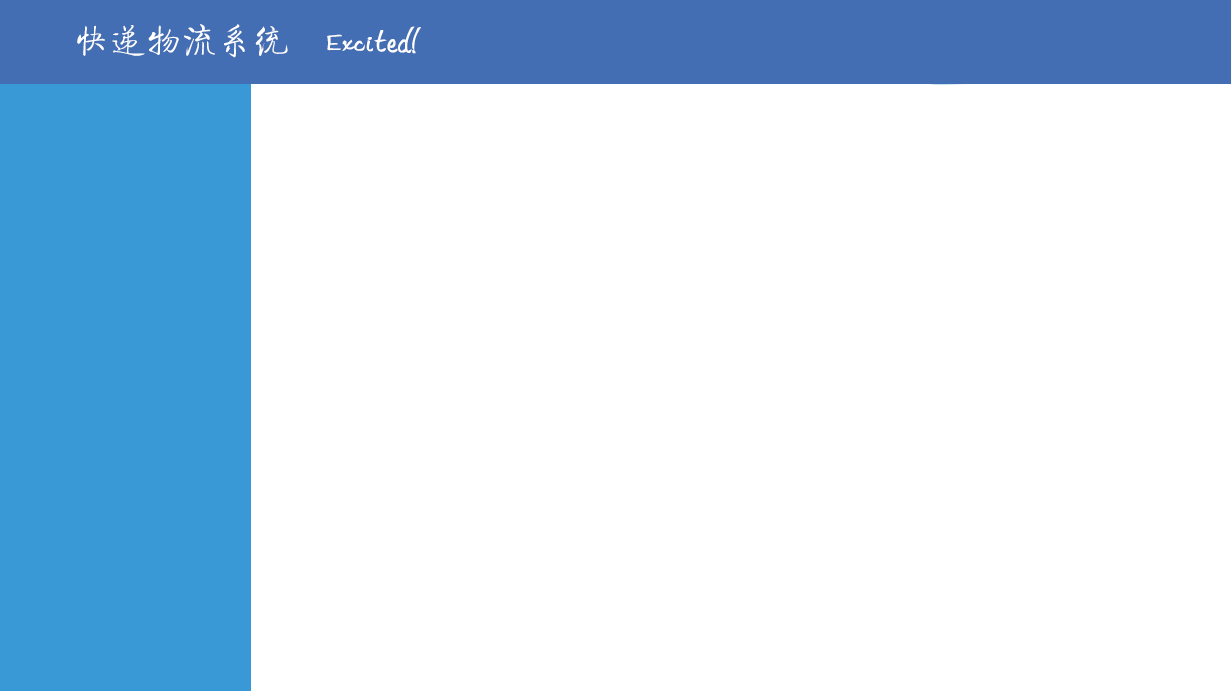
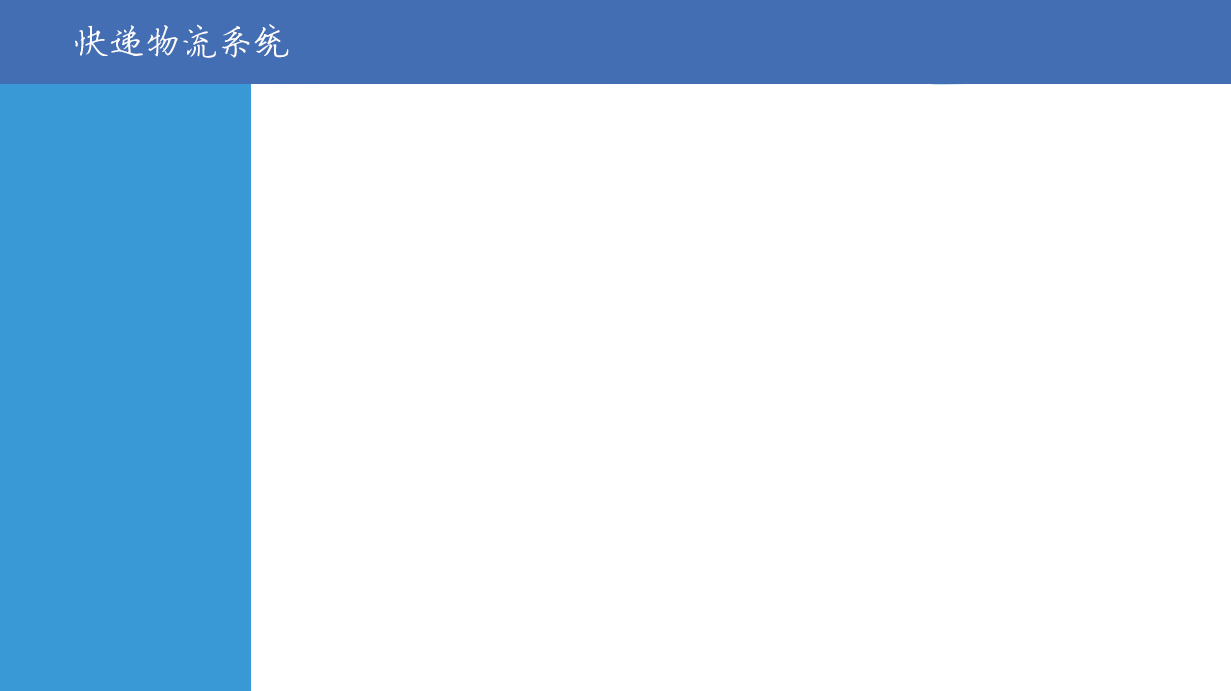
Before/after of a 1231×691 layered artwork. What changed in the layer stack:
removed layer "Excited!" over [327, 26, 421, 54]
painted on "快递物流系统" over [75, 24, 289, 58]
